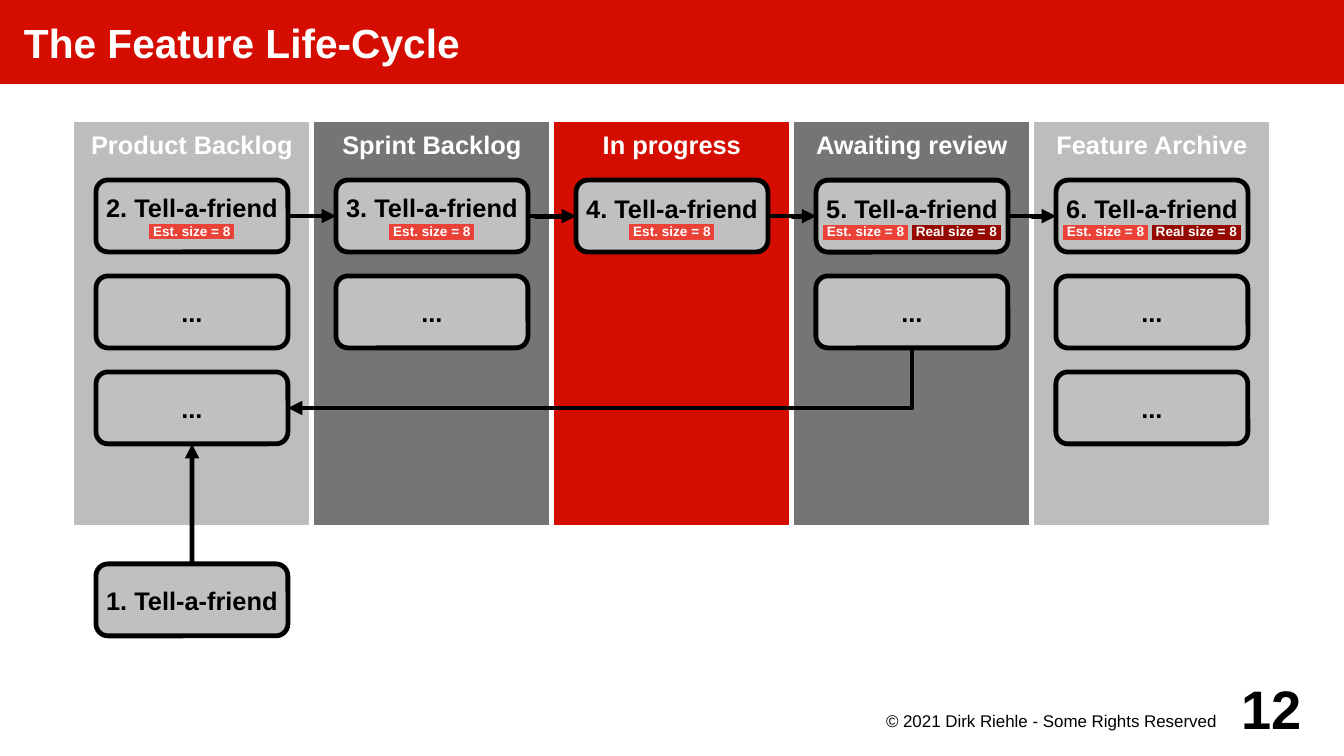
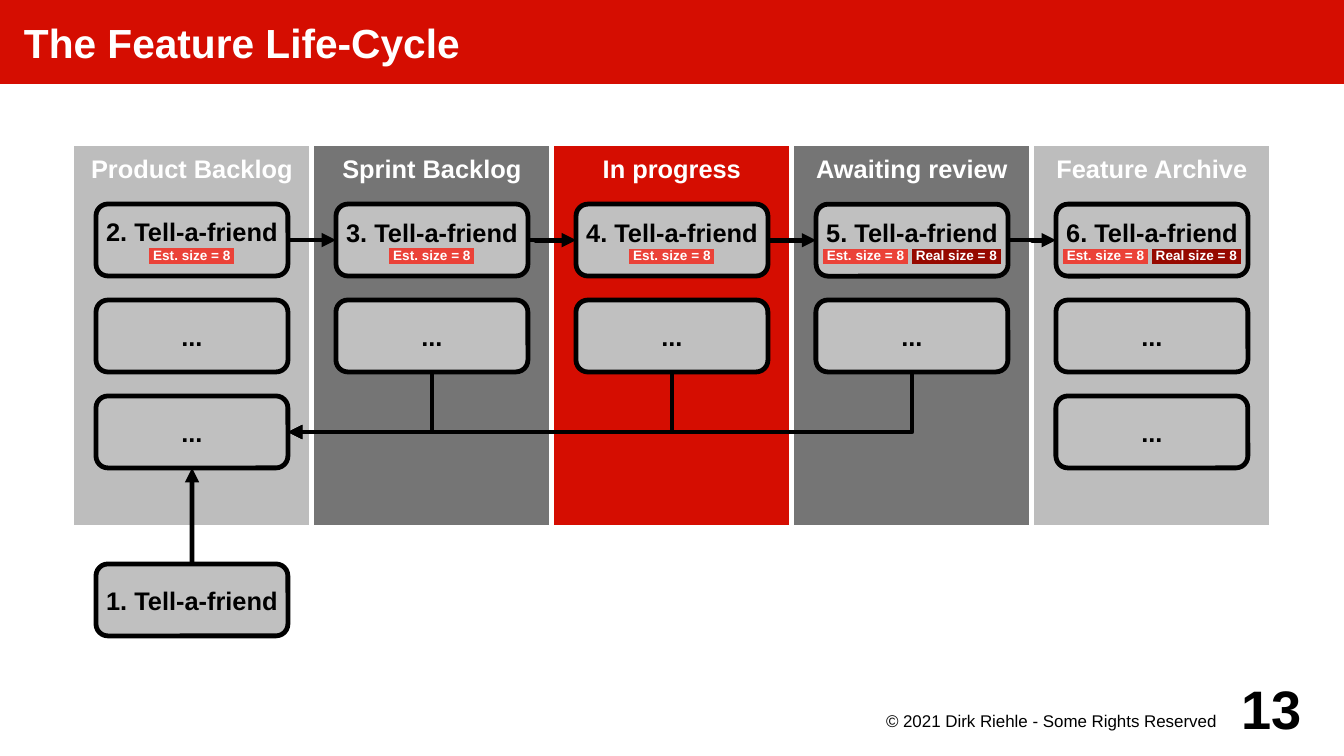
Before and after one commit to dirkriehle/amos-course, a slide deck: slide 13 of Lecture slides/AMOS B02 - Tools and Artifacts.odp (slide 12 before the commit). Drawn at 1344x756 pixels with LibreOffice and Linux fonts; fonts in the diff are those of the drawing. Boxes give left, top, right and bottom in pixels: in the first picture for what was removed or moved away, otherwise in the second. Text is boxed around its words. In the diff, an @@ line names an element or a change of style, - is before the commit and + after.

```diff
--- a/Lecture slides/AMOS B02 - Tools and Artifacts.odp
+++ b/Lecture slides/AMOS B02 - Tools and Artifacts.odp
@@ rectangle "Product Backlog": place and size @@
-rectangle "Product Backlog" at [72,120,312,528]
+rectangle "Product Backlog" at [72,144,312,528]
@@ rectangle "Sprint Backlog": place and size @@
-rectangle "Sprint Backlog" at [312,120,552,528]
+rectangle "Sprint Backlog" at [312,144,552,528]
@@ rectangle "In progress": place and size @@
-rectangle "In progress" at [552,120,793,528]
+rectangle "In progress" at [552,144,793,528]
@@ rectangle "Awaiting review": place and size @@
-rectangle "Awaiting review" at [793,120,1033,528]
+rectangle "Awaiting review" at [793,144,1033,528]
@@ rectangle "Feature Archive": place and size @@
-rectangle "Feature Archive" at [1032,120,1272,528]
+rectangle "Feature Archive" at [1032,144,1272,528]
@@ rounded rectangle added at [576,300,767,372], fill #C0C0C0, outline #000000 2.83 pt, 15 pt, text #000000, bold @@
+...
@@ elbow arrow added from (672, 372) to (288, 432), #000000 2.83 pt @@
@@ elbow arrow added from (432, 372) to (288, 432), #000000 2.83 pt @@
@@ 11 rounded rectangles, 5 elbow arrows, 1 arrow: place and size @@
-11 rounded rectangles, 5 elbow arrows, 1 arrow at [96,181,1248,576]
+11 rounded rectangles, 5 elbow arrows, 1 arrow at [96,204,1248,600]
@@ page number at [1242,691,1302,730]: text changed @@
-12
+13
```
Also in this commit, not shown: 8 other slides changed, 1 slide added, 20 other files.
